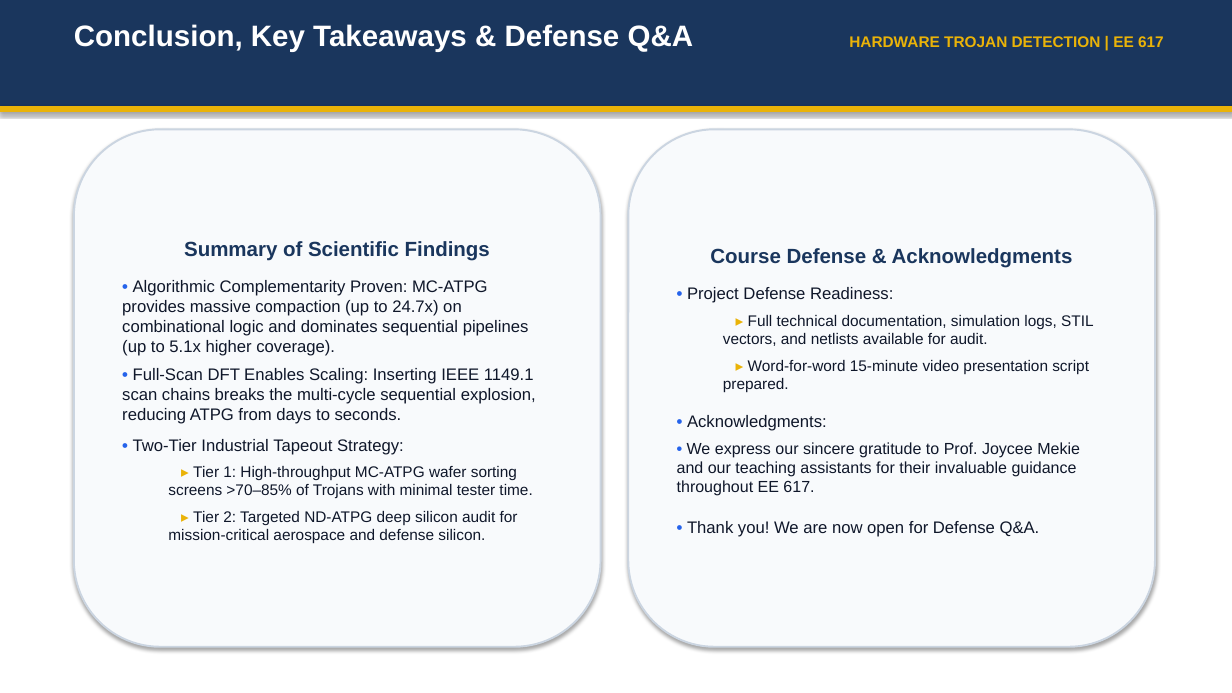
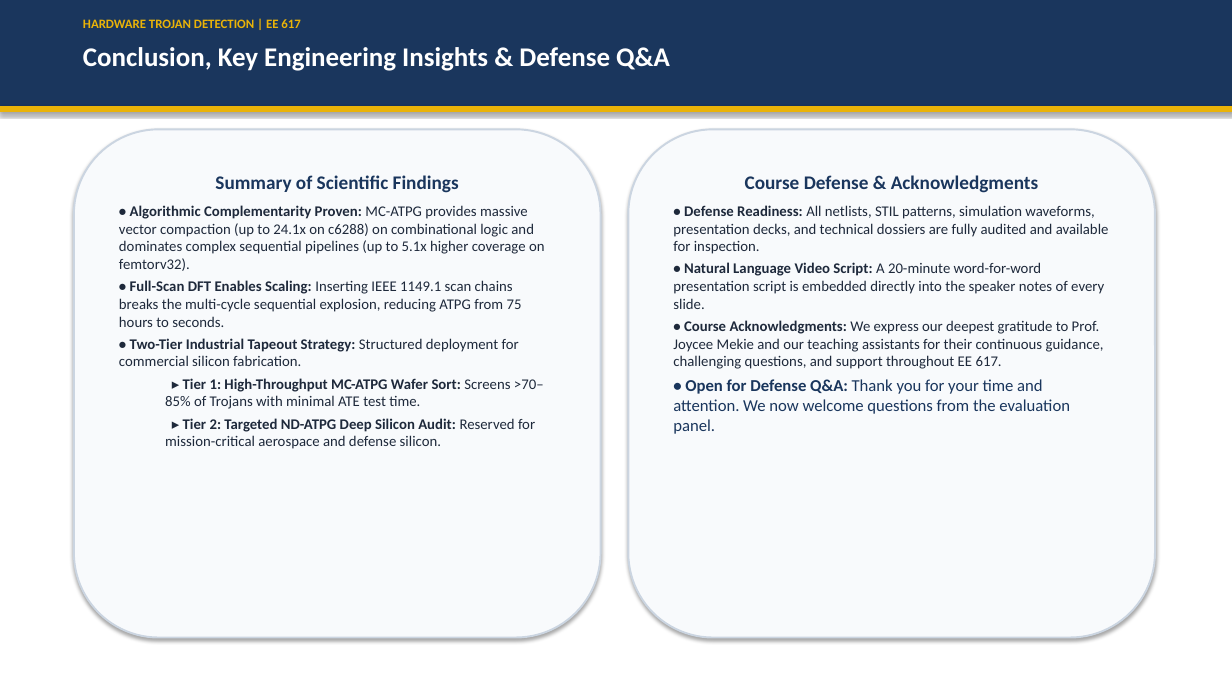
Before and after one commit to Vishalboliwal07/Hardware-Trojan, a slide deck: slide 25 of docs/Hardware_Trojan_Detection_Presentation_v2.pptx (slide 15 before the commit). Drawn at 1232x693 pixels with LibreOffice and Linux fonts; fonts in the diff are those of the drawing. Boxes give left, top, right and bottom in pixels: in the first picture for what was removed or moved away, otherwise in the second. Text is boxed around its words. In the diff, an @@ line names an element or a change of style, - is before the commit and + after.

Commit message:
Fix submission test patterns, update 25-slide deck, video script, and grounded future work roadmap

```diff
--- a/docs/Hardware_Trojan_Detection_Presentation_v2.pptx
+++ b/docs/Hardware_Trojan_Detection_Presentation_v2.pptx
@@ text "HARDWARE TROJAN DETECTION | EE ..." moved from (x1=849, y1=36, x2=1164, y2=47) to (x1=83, y1=19, x2=300, y2=28) @@
@@ text "HARDWARE TROJAN DETECTION | EE ..." at (x1=83, y1=19, x2=300, y2=28): size 12 to 10 pt, font Arial to Calibri; alignment right to left @@
@@ text at (x1=83, y1=47, x2=670, y2=71): text changed; size 23 to 21 pt; font Arial to Calibri @@
-Conclusion, Key Takeaways & Defense Q&A
+Conclusion, Key Engineering Insights & Defense Q&A
@@ rounded rectangle "Summary of Scientific Findings" resized from (x1=74, y1=129, x2=601, y2=647) to (x1=74, y1=129, x2=601, y2=638) @@
@@ rounded rectangle "Summary of Scientific Findings" at (x1=74, y1=129, x2=601, y2=638): vertical alignment middle to top @@
@@ rounded rectangle "Course Defense & Acknowledgments" at (x1=628, y1=129, x2=1155, y2=638): vertical alignment middle to top @@
@@ rounded rectangle "Course Defense & Acknowledgments" resized from (x1=628, y1=129, x2=1155, y2=647) to (x1=628, y1=129, x2=1155, y2=638) @@
@@ text in rounded rectangle at (x1=215, y1=175, x2=459, y2=193): size 16 to 15 pt, font Arial to Calibri in "Summary of Scientific Findings" @@
@@ text in rounded rectangle at (x1=745, y1=175, x2=1039, y2=193): size 16 to 15 pt, font Arial to Calibri in "Course Defense & Acknowledgments" @@
@@ text in rounded rectangle at (x1=119, y1=205, x2=545, y2=449): text changed; size 13 to 11.5 pt; font Arial to Calibri; text colour #0F172A to #1E293B @@
-• Algorithmic Complementarity Proven: MC-ATPG provides massive compaction (up to 24.7x) on combinational logic and dominates sequential pipelines (up to 5.1x higher coverage).
-• Full-Scan DFT Enables Scaling: Inserting IEEE 1149.1 scan chains breaks the multi-cycle sequential explosion, reducing ATPG from days to seconds.
-• Two-Tier Industrial Tapeout Strategy:
-  ▸ Tier 1: High-throughput MC-ATPG wafer sorting screens >70–85% of Trojans with minimal tester time.
-  ▸ Tier 2: Targeted ND-ATPG deep silicon audit for mission-critical aerospace and defense silicon.
+• Algorithmic Complementarity Proven: MC-ATPG provides massive vector compaction (up to 24.1x on c6288) on combinational logic and dominates complex sequential pipelines (up to 5.1x higher coverage on femtorv32).
+• Full-Scan DFT Enables Scaling: Inserting IEEE 1149.1 scan chains breaks the multi-cycle sequential explosion, reducing ATPG from 75 hours to seconds.
+• Two-Tier Industrial Tapeout Strategy: Structured deployment for commercial silicon fabrication.
+  ▸ Tier 1: High-Throughput MC-ATPG Wafer Sort: Screens >70–85% of Trojans with minimal ATE test time.
+  ▸ Tier 2: Targeted ND-ATPG Deep Silicon Audit: Reserved for mission-critical aerospace and defense silicon.
@@ text in rounded rectangle at (x1=673, y1=205, x2=1109, y2=434): text changed; size 12 to 11.5 pt; font Arial to Calibri; text colour #0F172A to #1E293B @@
-• Project Defense Readiness:
-  ▸ Full technical documentation, simulation logs, STIL vectors, and netlists available for audit.
-  ▸ Word-for-word 15-minute video presentation script prepared.
-• Acknowledgments:
-• We express our sincere gratitude to Prof. Joycee Mekie and our teaching assistants for their invaluable guidance throughout EE 617.
-• Thank you! We are now open for Defense Q&A.
+• Defense Readiness: All netlists, STIL patterns, simulation waveforms, presentation decks, and technical dossiers are fully audited and available for inspection.
+• Natural Language Video Script: A 20-minute word-for-word presentation script is embedded directly into the speaker notes of every slide.
+• Course Acknowledgments: We express our deepest gratitude to Prof. Joycee Mekie and our teaching assistants for their continuous guidance, challenging questions, and support throughout EE 617.
+• Open for Defense Q&A: Thank you for your time and attention. We now welcome questions from the evaluation panel.
```
Also in this commit, not shown: 4 other slides changed, 20 slides added, 10 slides removed, 7 other files.
